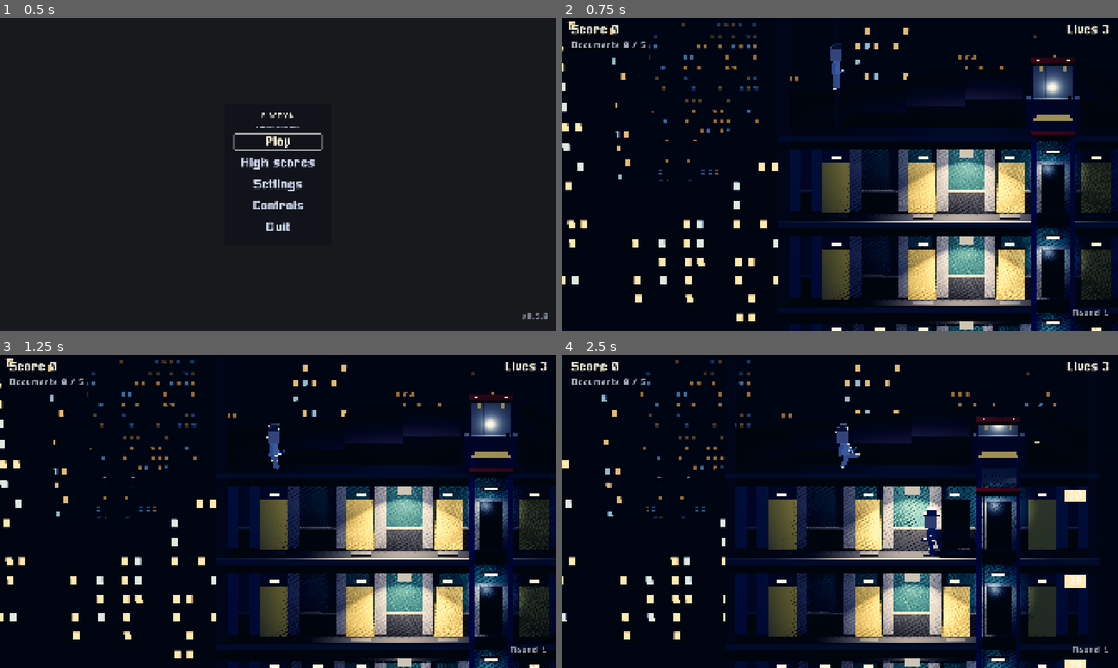
Above: before the commit, frames 1-4 (two rows, left to right).
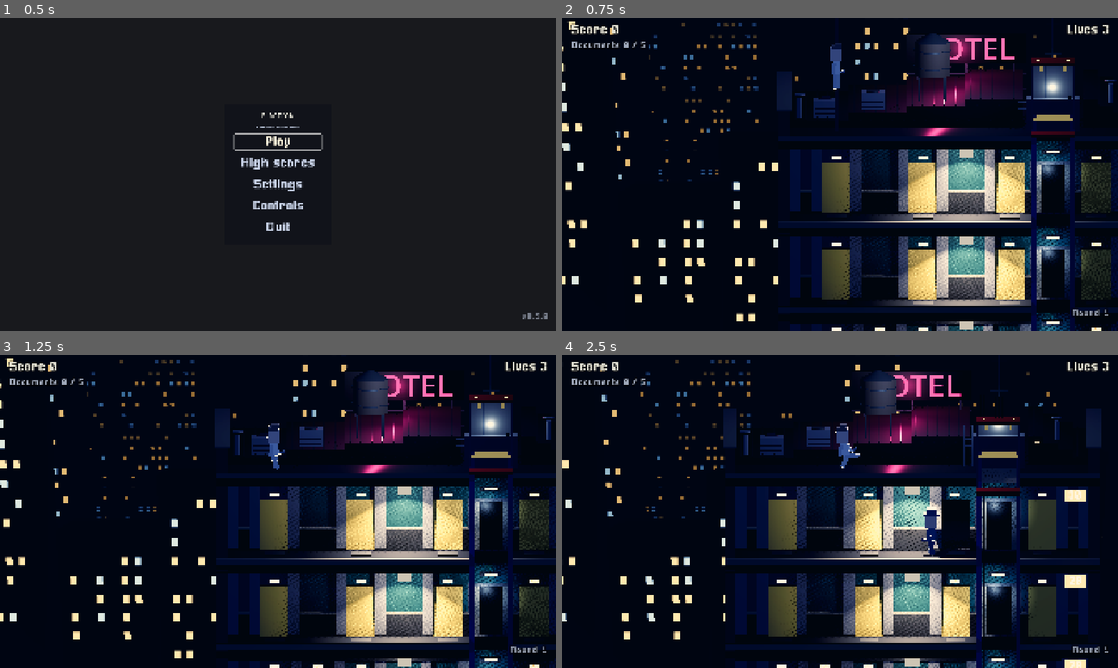
Above: after the commit, the same moments.

Repository: BalashovDmitriy/elaction
Game: Godot game, scene res://src/main.tscn
The game is run twice, just before and just after one commit, with the same random seed, the same clock (stepped at 60 frames per second) and the same inputs.
Inputs (mouse positions are in pixels of both pictures, inside the frame that each line leads up to):
- Up to frame 1 (0.5 s): no input
- Up to frame 2 (0.75 s): click "Play" at 0.5 s
- Up to frame 3 (1.25 s): no input
- Up to frame 4 (2.5 s): tap Enter at 1.25 s; move the mouse to (962, 495) at 1.27 s; hold Right (move_right) 1.28-2 s; tap X (shoot) at 1.35 s; click (962, 495) at 1.42 s; tap Space (jump) at 1.52 s; drag from (728, 527) to (812, 574) at 2.02 s

Frame 1 is identical in both runs. In frame 2, 3.9% of the frame differs, in the area x 38-100%, y 4-46%; in frame 3, 3.9%; in frame 4, 4.5%, in the area x 29-97%, y 1-47%.

Commit message:
feat(m20): крыша — техника, парапет, мачта, неон; машина не перед шахтой
RoofKit: бак на опорах, кондиционеры, вентиляционные трубы, лестница на
машинное отделение, мачта с мигающим огнём, неоновая вывеска на каркасе с
отсветом. Стены крыши — тело во всю высоту, видимый парапет по пояс с
отливом. Скаты с рёбрами кровли. Машина ищет ближайшее к выходу место, где
не задевает шахты и проём (на кадре она загораживала портал шахты).

Co-Authored-By: Claude Opus 5.5 (1M context) <noreply@anthropic.com>

Diff:
--- a/src/levels/building_roof.gd
+++ b/src/levels/building_roof.gd
@@ -15,6 +15,10 @@
 ## ([constant BuildingShafts.MACHINE_ROOM_SIZE]): шахта выходит над скатами,
 ## как в оригинале.
 const STEP_RISE: float = 0.3
+
+## Рёбра кровельных листов на ступенях: шаг и сечение, м.
+const RIB_STEP: float = 0.45
+const RIB := Vector2(0.05, 0.05)
 
 ## Сколько скат не доходит до машинного отделения, м.
 const MACHINE_ROOM_GAP: float = 0.15
@@ -65,8 +69,18 @@
 	var tone := GreyboxLook.SKY_WALL.lerp(rules.palette.masonry, PALETTE_SHARE)
 	var material := GreyboxLook.surface(tone)
 	var depth := WorldSpace.ROOM_DEPTH
+	var rib := GreyboxLook.metal(GreyboxLook.SKY_WALL.lerp(GreyboxLook.TRIM, 0.35))
 	for rect in steps(rules, plan):
 		var box := GreyboxLook.box(Vector3(rect.size.x, rect.size.y, depth), material)
 		box.position = WorldSpace.to_scene(rect.get_center())
 		box.position.z = WorldSpace.BACK_WALL_Z - depth * 0.5
 		add_child(box)
+		# Рёбра кровельных листов по верху ступени (ADR-0031, решение 2): глухая
+		# коробка читалась стеной, а не кровлей.
+		var count := int(rect.size.x / RIB_STEP)
+		for index in count:
+			var x := rect.position.x + RIB_STEP * (float(index) + 0.5)
+			var strip := GreyboxLook.box(Vector3(RIB.x, RIB.y, depth), rib)
+			strip.position = WorldSpace.to_scene(Vector2(x, rect.position.y - RIB.y * 0.5))
+			strip.position.z = box.position.z
+			add_child(strip)
--- a/src/levels/building_scenery.gd
+++ b/src/levels/building_scenery.gd
@@ -43,6 +43,10 @@
 	roof.name = "Roof"
 	add_child(roof)
 	roof.build(rules, plan)
+	var kit := RoofKit.new()
+	kit.name = "RoofKit"
+	add_child(kit)
+	kit.build(rules, plan)
 
 	dressing = BuildingDressing.lay(rules, plan, building_seed)
 	var props := BuildingProps.new()
--- a/src/levels/building_shell.gd
+++ b/src/levels/building_shell.gd
@@ -42,6 +42,11 @@
 ## Стена гаража — этажа выхода: бетон вместо конторской стены (ADR-0031,
 ## решение 4).
 const GARAGE_WALL := Color(0.24, 0.24, 0.25)
+
+## Парапет крыши: видимая высота, отлив сверху и его свес, м (ADR-0031, решение 2).
+const PARAPET_HEIGHT: float = 1.05
+const COPING_HEIGHT: float = 0.08
+const COPING_OVERHANG: float = 0.06
 
 var _rules: BuildingRules = null
 var _plan: BuildingPlan = null
@@ -127,8 +132,32 @@
 	if height <= 0.0:
 		return
 
+	if index == BuildingRules.ROOF:
+		_build_parapets(surface, bounds, top, material)
+		return
 	_build_solid(Rect2(bounds.x, top, WALL_WIDTH, height), material)
 	_build_solid(Rect2(bounds.y - WALL_WIDTH, top, WALL_WIDTH, height), material)
+
+
+## Стены крыши: тело во всю высоту неба — прыжок берёт почти два метра, и низкий
+## бортик Otto перемахнул бы, — а видно только парапет по пояс с отливом сверху
+## (ADR-0031, решение 2). До M20 видна была вся стена, и по краям крыши стояли
+## тёмные столбы до верха кадра.
+func _build_parapets(
+	surface: float, bounds: Vector2, top: float, material: StandardMaterial3D
+) -> void:
+	var coping := GreyboxLook.metal(GreyboxLook.TRIM)
+	for left: float in [bounds.x, bounds.y - WALL_WIDTH]:
+		_build_solid(Rect2(left, top, WALL_WIDTH, surface - top), material, false)
+		var wall := Rect2(left, surface - PARAPET_HEIGHT, WALL_WIDTH, PARAPET_HEIGHT)
+		_build_block(wall, material, WorldSpace.CORRIDOR_DEPTH + WorldSpace.ROOM_DEPTH)
+		var cap := Rect2(
+			left - COPING_OVERHANG,
+			surface - PARAPET_HEIGHT - COPING_HEIGHT,
+			WALL_WIDTH + COPING_OVERHANG * 2.0,
+			COPING_HEIGHT
+		)
+		_build_block(cap, coping, WorldSpace.CORRIDOR_DEPTH + WorldSpace.ROOM_DEPTH + 0.1)
 
 
 ## Комната за коридором: задняя стена с проёмами дверей и дальняя стена.
@@ -192,7 +221,7 @@
 ## Глубиной на коридор и комнату вместе: перекрытие — пол не только коридора,
 ## но и комнаты за стеной, иначе в проём двери было бы видно пустоту под ногами.
 ## Передняя грань приходится на переднюю грань коридора, а не на плоскость игры.
-func _build_solid(rect: Rect2, material: StandardMaterial3D) -> void:
+func _build_solid(rect: Rect2, material: StandardMaterial3D, visible: bool = true) -> void:
 	var depth := WorldSpace.CORRIDOR_DEPTH + WorldSpace.ROOM_DEPTH
 	var size := Vector3(rect.size.x, rect.size.y, depth)
 	var centre := WorldSpace.to_scene(rect.get_center())
@@ -206,9 +235,19 @@
 	var collision := CollisionShape3D.new()
 	collision.shape = shape
 	body.add_child(collision)
-	body.add_child(GreyboxLook.box(size, material))
+	if visible:
+		body.add_child(GreyboxLook.box(size, material))
 
 	add_child(body)
+
+
+## Коробка без тела на месте прямоугольника, глубиной [param depth] от передней
+## грани коридора — как у тел оболочки.
+func _build_block(rect: Rect2, material: StandardMaterial3D, depth: float) -> void:
+	var block := GreyboxLook.box(Vector3(rect.size.x, rect.size.y, depth), material)
+	block.position = WorldSpace.to_scene(rect.get_center())
+	block.position.z = WorldSpace.CORRIDOR_DEPTH * 0.5 - depth * 0.5
+	_panels.add_child(block)
 
 
 ## Стена, которая только видна: без тела, толщиной [constant PANEL_THICKNESS],
--- a/src/levels/exit_car.gd
+++ b/src/levels/exit_car.gd
@@ -26,14 +26,16 @@
 
 
 ## Ставит машину у проёма выхода: [param exit_x] — его середина, [param floor_y] —
-## пол нижнего этажа в координатах правил, [param width] — ширина здания.
+## пол нижнего этажа в координатах правил.
 ##
-## Уезжает в ближнюю сторону: там же и стоит. В дальнюю машина ехала бы через
-## всё здание, и «уехал» растянулось бы на пять секунд вместо одной.
-func park(exit_x: float, floor_y: float, width: float) -> void:
+## Место — ближайшее к выходу, где машина по всей длине не заходит ни на проём
+## выхода, ни на шахту: на кадрах M20 седан, поставленный на фиксированном зазоре,
+## загораживал портал соседней шахты. Уезжает в ближнюю к себе сторону здания —
+## в дальнюю ехала бы через всё здание.
+func park(exit_x: float, floor_y: float, rules: BuildingRules, plan: BuildingPlan) -> void:
 	name = "ExitCar"
-	towards = -1.0 if exit_x < width * 0.5 else 1.0
-	var x := exit_x + towards * (BuildingShell.EXIT_WIDTH * 0.5 + GAP + LENGTH * 0.5)
+	var x := spot(exit_x, rules, plan)
+	towards = -1.0 if x < exit_x else 1.0
 	position = WorldSpace.to_scene(Vector2(x, floor_y))
 	position.z = Z
 	# Модель стоит колёсами в своём нуле, капотом в +X; в другую сторону она
@@ -42,6 +44,44 @@
 	if towards < 0.0:
 		model.rotation.y = PI
 	add_child(model)
+
+
+## Где машине встать: середина ближайшего к выходу места на нижнем этаже, где
+## она по всей длине с зазором [constant GAP] не задевает ни проём выхода, ни
+## шахту и не выходит за стены. Места нет — у проёма, как было до M20.
+static func spot(exit_x: float, rules: BuildingRules, plan: BuildingPlan) -> float:
+	var bottom := rules.floors - 1
+	var bounds := rules.floor_span(bottom)
+	var busy: Array[Vector2] = [
+		Vector2(exit_x - BuildingShell.EXIT_WIDTH * 0.5, exit_x + BuildingShell.EXIT_WIDTH * 0.5)
+	]
+	var half_shaft := rules.shaft_width * 0.5 + BuildingShafts.PORTAL_JAMB
+	for shaft in plan.shafts:
+		if shaft.top <= bottom and bottom <= shaft.bottom:
+			busy.append(Vector2(shaft.x - half_shaft, shaft.x + half_shaft))
+	var half := LENGTH * 0.5 + GAP
+	# Кандидаты — вплотную к краю каждого занятого места с обеих сторон: ближе
+	# к выходу свободного места быть не может.
+	var candidates: Array[float] = []
+	for zone in busy:
+		candidates.append(zone.x - half)
+		candidates.append(zone.y + half)
+	candidates.sort_custom(
+		func(a: float, b: float) -> bool: return absf(a - exit_x) < absf(b - exit_x)
+	)
+	for x: float in candidates:
+		if x - half < bounds.x + BuildingShell.WALL_WIDTH - 0.001:
+			continue
+		if x + half > bounds.y - BuildingShell.WALL_WIDTH + 0.001:
+			continue
+		var clear := true
+		for zone in busy:
+			if x + half > zone.x + 0.001 and x - half < zone.y - 0.001:
+				clear = false
+				break
+		if clear:
+			return x
+	return exit_x + BuildingShell.EXIT_WIDTH * 0.5 + half
 
 
 ## Otto сел в машину: она трогается.
--- a/src/levels/greybox_level.gd
+++ b/src/levels/greybox_level.gd
@@ -517,7 +517,7 @@
 ## Машина у выхода: ставит её [ExitCar] у проёма, на пол нижнего этажа.
 func _spawn_car(exit_area: Rect2) -> void:
 	_car = ExitCar.new()
-	_car.park(exit_area.get_center().x, exit_area.end.y, rules.width)
+	_car.park(exit_area.get_center().x, exit_area.end.y, rules, _plan)
 	add_child(_car)
 
 
--- /dev/null
+++ b/src/levels/roof_kit.gd
@@ -0,0 +1,261 @@
+class_name RoofKit
+extends Node3D
+
+## Всё, что стоит на крыше, кроме скатов: техника, мачта с огнём и неоновая
+## вывеска (ADR-0031, решение 2).
+##
+## За плоскостью игры и без тел — Otto ходит по настилу, как ходил. Техника
+## стоит на ступенях скатов ([method BuildingRoof.steps]): там, где у настоящей
+## крыши уровни кровли. Сторона бака и кондиционеров — по месту: бак на ту
+## сторону от машинного отделения, где скат длиннее.
+
+## Насколько техника отстоит от задней линии коридора вглубь, м.
+const DEPTH_Z: float = WorldSpace.BACK_WALL_Z - 1.8
+
+## Водяной бак: радиус, высота, высота опор.
+const TANK_RADIUS: float = 0.75
+const TANK_HEIGHT: float = 1.4
+const TANK_LEGS: float = 1.0
+
+## Блок кондиционера и сколько их.
+const UNIT := Vector3(1.0, 0.7, 0.8)
+const UNITS: int = 2
+
+## Вентиляционная труба: радиус и высота; колпак шире.
+const VENT_RADIUS: float = 0.1
+const VENT_HEIGHT: float = 0.8
+
+## Мачта над машинным отделением: высота и толщина; огонь на верхушке и как
+## часто мигает, с.
+const MAST_HEIGHT: float = 5.0
+const MAST_THICKNESS: float = 0.08
+const BEACON: float = 0.16
+const BEACON_PERIOD: float = 1.4
+const BEACON_ON: float = 0.35
+
+## Неоновая вывеска на каркасе за крышей: размер щита, на какой высоте над
+## настилом его низ, насколько он позади коридора; надпись и её цвет.
+const SIGN := Vector2(5.0, 1.2)
+## Верх щита в кадре крыши: на 2.6 м надпись уходила за верх кадра.
+const SIGN_RISE: float = 1.6
+const SIGN_Z: float = WorldSpace.BACK_WALL_Z - 6.5
+const SIGN_TEXT := "HOTEL"
+const NEON := Color(1.0, 0.25, 0.55)
+## Отсвет вывески — единственный источник крыши сверх лампы над ней.
+const GLOW_ENERGY: float = 1.6
+const GLOW_RANGE: float = 9.0
+
+const STEEL := Color(0.3, 0.31, 0.33)
+const STEEL_LIGHT := Color(0.52, 0.53, 0.55)
+const TANK := Color(0.36, 0.3, 0.26)
+const BEACON_RED := Color(1.0, 0.12, 0.08)
+
+var _beacon: MeshInstance3D = null
+var _clock: float = 0.0
+
+
+## Ставит технику, мачту и вывеску по правилам и плану.
+func build(rules: BuildingRules, plan: BuildingPlan) -> void:
+	var shaft := plan.roof_shaft()
+	if shaft == null:
+		return
+	var steps := BuildingRoof.steps(rules, plan)
+	var surface := rules.floor_surface(BuildingRules.ROOF)
+	var bounds := rules.floor_span(BuildingRules.ROOF)
+	var half_room := BuildingShafts.MACHINE_ROOM_SIZE.x * 0.5
+	var left := Vector2(bounds.x + BuildingShell.WALL_WIDTH, shaft.x - half_room)
+	var right := Vector2(shaft.x + half_room, bounds.y - BuildingShell.WALL_WIDTH)
+	var long := left if left.y - left.x >= right.y - right.x else right
+	var short := right if long == left else left
+
+	_tank(
+		Vector2(
+			long.x + (long.y - long.x) * 0.6,
+			_top_at(steps, surface, long.x + (long.y - long.x) * 0.6)
+		)
+	)
+	for index in UNITS:
+		var x := long.x + (long.y - long.x) * (0.15 + 0.2 * float(index))
+		_unit(Vector2(x, _top_at(steps, surface, x)))
+	if short.y - short.x > 1.0:
+		var x := (short.x + short.y) * 0.5
+		_vent(Vector2(x, _top_at(steps, surface, x)))
+	_vent(Vector2(long.x + 0.4, _top_at(steps, surface, long.x + 0.4)))
+	_ladder(shaft.x - half_room - 0.2, surface)
+	_mast(shaft.x, surface - BuildingShafts.MACHINE_ROOM_SIZE.y)
+	_neon((bounds.x + bounds.y) * 0.5, surface)
+
+
+## Мигает огнём мачты. Картинка, а не правило: по настенным часам.
+func _process(delta: float) -> void:
+	if _beacon == null:
+		return
+	_clock = fmod(_clock + delta, BEACON_PERIOD)
+	_beacon.visible = _clock < BEACON_PERIOD * BEACON_ON
+
+
+## Верх кровли в точке [param x]: верх самой высокой ступени над ней или настил.
+static func _top_at(steps: Array[Rect2], surface: float, x: float) -> float:
+	var top := surface
+	for rect in steps:
+		if x >= rect.position.x and x <= rect.end.x:
+			top = minf(top, rect.position.y)
+	return top
+
+
+func _box(size: Vector3, at: Vector2, z: float, material: StandardMaterial3D) -> MeshInstance3D:
+	var part := GreyboxLook.box(size, material)
+	part.position = WorldSpace.to_scene(at)
+	part.position.z = z
+	add_child(part)
+	return part
+
+
+func _cylinder(
+	radius: float, height: float, bottom: Vector2, z: float, material: StandardMaterial3D
+) -> void:
+	var mesh := CylinderMesh.new()
+	mesh.top_radius = radius
+	mesh.bottom_radius = radius
+	mesh.height = height
+	var part := MeshInstance3D.new()
+	part.mesh = mesh
+	part.material_override = material
+	part.position = WorldSpace.to_scene(bottom - Vector2(0.0, height * 0.5))
+	part.position.z = z
+	add_child(part)
+
+
+## Бак на четырёх опорах с обручами.
+func _tank(foot: Vector2) -> void:
+	var steel := GreyboxLook.metal(STEEL)
+	for dx: float in [-TANK_RADIUS * 0.7, TANK_RADIUS * 0.7]:
+		for dz: float in [-TANK_RADIUS * 0.6, TANK_RADIUS * 0.6]:
+			_box(
+				Vector3(0.08, TANK_LEGS, 0.08),
+				Vector2(foot.x + dx, foot.y - TANK_LEGS * 0.5),
+				DEPTH_Z + dz,
+				steel
+			)
+	var base := Vector2(foot.x, foot.y - TANK_LEGS)
+	_cylinder(TANK_RADIUS, TANK_HEIGHT, base, DEPTH_Z, GreyboxLook.surface(TANK))
+	for ring: float in [0.25, 0.75]:
+		_cylinder(
+			TANK_RADIUS + 0.03,
+			0.06,
+			Vector2(foot.x, base.y - TANK_HEIGHT * ring + 0.03),
+			DEPTH_Z,
+			steel
+		)
+	# Коническая крышка.
+	var cap := CylinderMesh.new()
+	cap.top_radius = 0.05
+	cap.bottom_radius = TANK_RADIUS
+	cap.height = 0.4
+	var lid := MeshInstance3D.new()
+	lid.mesh = cap
+	lid.material_override = steel
+	lid.position = WorldSpace.to_scene(Vector2(foot.x, base.y - TANK_HEIGHT - 0.2))
+	lid.position.z = DEPTH_Z
+	add_child(lid)
+
+
+## Блок кондиционера с решёткой вентилятора сверху.
+func _unit(foot: Vector2) -> void:
+	_box(
+		UNIT, Vector2(foot.x, foot.y - UNIT.y * 0.5), DEPTH_Z + 0.6, GreyboxLook.metal(STEEL_LIGHT)
+	)
+	_cylinder(
+		UNIT.z * 0.35,
+		0.04,
+		Vector2(foot.x, foot.y - UNIT.y),
+		DEPTH_Z + 0.6,
+		GreyboxLook.metal(STEEL)
+	)
+	for slat in 4:
+		_box(
+			Vector3(UNIT.x * 0.9, 0.03, 0.02),
+			Vector2(foot.x, foot.y - UNIT.y * (0.2 + 0.15 * float(slat))),
+			DEPTH_Z + 0.6 + UNIT.z * 0.5 + 0.01,
+			GreyboxLook.metal(STEEL)
+		)
+
+
+## Вентиляционная труба с колпаком.
+func _vent(foot: Vector2) -> void:
+	var steel := GreyboxLook.metal(STEEL_LIGHT)
+	_cylinder(VENT_RADIUS, VENT_HEIGHT, foot, DEPTH_Z + 1.0, steel)
+	_cylinder(
+		VENT_RADIUS * 2.2, 0.06, Vector2(foot.x, foot.y - VENT_HEIGHT - 0.12), DEPTH_Z + 1.0, steel
+	)
+
+
+## Лестница на машинное отделение: две тетивы и перекладины.
+func _ladder(x: float, surface: float) -> void:
+	var steel := GreyboxLook.metal(STEEL_LIGHT)
+	var height := BuildingShafts.MACHINE_ROOM_SIZE.y + 0.4
+	var z := WorldSpace.BACK_WALL_Z + BuildingShafts.MACHINE_ROOM_DEPTH * 0.5
+	for dx: float in [-0.18, 0.18]:
+		_box(Vector3(0.04, height, 0.04), Vector2(x + dx, surface - height * 0.5), z, steel)
+	var rungs := int(height / 0.3)
+	for rung in rungs:
+		_box(Vector3(0.36, 0.03, 0.03), Vector2(x, surface - 0.25 - float(rung) * 0.3), z, steel)
+
+
+## Мачта над машинным отделением с поперечинами и мигающим огнём.
+func _mast(x: float, base: float) -> void:
+	var steel := GreyboxLook.metal(STEEL)
+	var z := WorldSpace.BACK_WALL_Z - 0.2
+	_box(
+		Vector3(MAST_THICKNESS, MAST_HEIGHT, MAST_THICKNESS),
+		Vector2(x, base - MAST_HEIGHT * 0.5),
+		z,
+		steel
+	)
+	for bar: float in [0.35, 0.6, 0.85]:
+		_box(Vector3(0.9 - bar * 0.5, 0.04, 0.04), Vector2(x, base - MAST_HEIGHT * bar), z, steel)
+	_beacon = _box(
+		Vector3(BEACON, BEACON, BEACON),
+		Vector2(x, base - MAST_HEIGHT - BEACON * 0.5),
+		z,
+		GreyboxLook.light(BEACON_RED)
+	)
+
+
+## Неоновая вывеска на решётчатом каркасе за крышей, с цветным отсветом.
+func _neon(x: float, surface: float) -> void:
+	var steel := GreyboxLook.metal(STEEL)
+	var bottom := surface - SIGN_RISE
+	for dx: float in [-SIGN.x * 0.4, 0.0, SIGN.x * 0.4]:
+		_box(
+			Vector3(0.1, SIGN_RISE, 0.1), Vector2(x + dx, surface - SIGN_RISE * 0.5), SIGN_Z, steel
+		)
+	for dy: float in [0.3, 0.7]:
+		_box(Vector3(SIGN.x, 0.06, 0.06), Vector2(x, surface - SIGN_RISE * dy), SIGN_Z, steel)
+	_box(
+		Vector3(SIGN.x, SIGN.y, 0.08),
+		Vector2(x, bottom - SIGN.y * 0.5),
+		SIGN_Z - 0.06,
+		GreyboxLook.metal(Color(0.08, 0.08, 0.1))
+	)
+
+	var text := Label3D.new()
+	text.text = SIGN_TEXT
+	text.font_size = 128
+	text.pixel_size = 0.01
+	text.modulate = NEON
+	text.shaded = false
+	text.outline_size = 0
+	text.position = WorldSpace.to_scene(Vector2(x, bottom - SIGN.y * 0.5))
+	text.position.z = SIGN_Z + 0.01
+	add_child(text)
+
+	var glow := OmniLight3D.new()
+	glow.name = "NeonGlow"
+	glow.light_color = NEON
+	glow.light_energy = GLOW_ENERGY
+	glow.omni_range = GLOW_RANGE
+	glow.shadow_enabled = false
+	glow.position = WorldSpace.to_scene(Vector2(x, bottom - SIGN.y * 0.5))
+	glow.position.z = SIGN_Z + 1.2
+	add_child(glow)
--- a/tests/test_building_scenery.gd
+++ b/tests/test_building_scenery.gd
@@ -188,8 +188,9 @@
 			)
 
 
-## У декора нет тел, а свет в окружении один — лампа над крышей: окна города и
-## вывески светятся эмиссией и бюджет ламп кадра не трогают.
+## У декора нет тел, а источников в окружении два — лампа над крышей и отсвет
+## неоновой вывески (ADR-0031, решение 2): окна города, вывески этажей, огонь
+## мачты светятся эмиссией и бюджет ламп кадра не трогают.
 func test_scenery_adds_no_bodies_and_no_lights() -> void:
 	GameState.instance().start_game()
 	var level := LEVEL_SCENE.instantiate() as GreyboxLevel
@@ -204,7 +205,7 @@
 	var bodies := scenery.find_children("*", "CollisionObject3D", true, false)
 	assert_eq(bodies.size(), 0, "у декора есть тела")
 	var lights := scenery.find_children("*", "Light3D", true, false)
-	assert_eq(lights.size(), 1, "в окружении больше одного источника света")
+	assert_eq(lights.size(), 2, "в окружении не два источника света")
 	assert_not_null(scenery.get_node_or_null("City"), "города нет")
 	remove_child(level)
 
@@ -238,3 +239,27 @@
 	for block in blocks:
 		parts.append("%d:%.2f:%.2f:%d" % [block.row, block.x, block.height, block.lit.size()])
 	return "|".join(parts)
+
+
+## Машина у выхода встаёт так, что по всей длине не задевает ни проём выхода, ни
+## портал шахты (замечание пользователя на кадре гаража M20).
+func test_the_car_parks_clear_of_shafts_and_the_exit() -> void:
+	var rules := _rules(0)
+	var bottom := rules.floors - 1
+	for building_seed: int in SEEDS:
+		var plan := BuildingPlan.generate(rules, building_seed)
+		var x := ExitCar.spot(plan.exit_x, rules, plan)
+		var half := ExitCar.LENGTH * 0.5
+		var exit_half := BuildingShell.EXIT_WIDTH * 0.5
+		assert_true(
+			x + half <= plan.exit_x - exit_half or x - half >= plan.exit_x + exit_half,
+			"сид %d: машина на проёме выхода" % building_seed
+		)
+		for shaft in plan.shafts:
+			if shaft.top > bottom or shaft.bottom < bottom:
+				continue
+			var shaft_half := rules.shaft_width * 0.5
+			assert_true(
+				x + half <= shaft.x - shaft_half or x - half >= shaft.x + shaft_half,
+				"сид %d: машина перед шахтой x=%.1f" % [building_seed, shaft.x]
+			)
--- a/tests/test_exit_car.gd
+++ b/tests/test_exit_car.gd
@@ -63,10 +63,11 @@
 	var at := WorldSpace.to_plane(car.global_position)
 	assert_almost_eq(at.y, surface, TOLERANCE, "колёсами на полу")
 
+	# Место — ближайшее к выходу свободное (ADR-0031, решение 4); не ближе зазора.
+	var expected := ExitCar.spot(exit_at.x, level.rules, level.plan())
+	assert_almost_eq(at.x, expected, TOLERANCE, "машина стоит на своём месте")
 	var gap := BuildingShell.EXIT_WIDTH * 0.5 + ExitCar.GAP + ExitCar.LENGTH * 0.5
-	assert_almost_eq(
-		absf(at.x - exit_at.x), gap, TOLERANCE, "машина стоит в зазоре от проёма, а не в нём"
-	)
+	assert_gte(absf(at.x - exit_at.x) + TOLERANCE, gap, "машина не в проёме выхода")
 
 
 func test_the_building_is_cleared_only_after_the_car_leaves() -> void:
Not shown, added: src/levels/roof_kit.gd.uid
Not shown, changed: docs/STATUS.md
